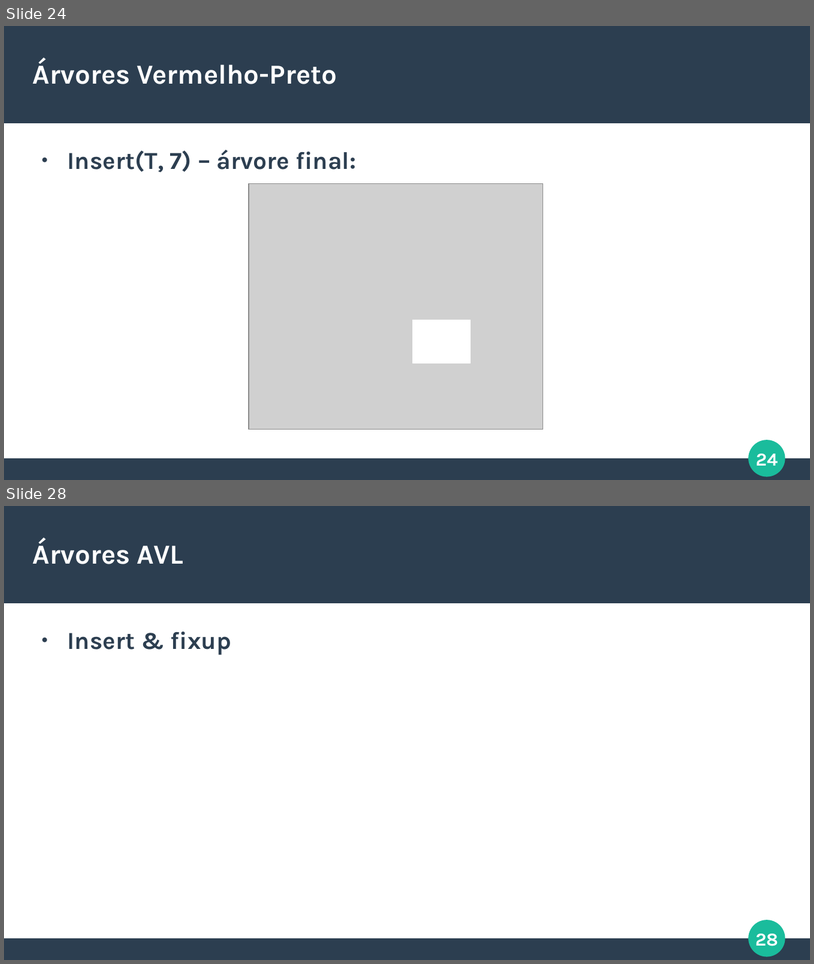
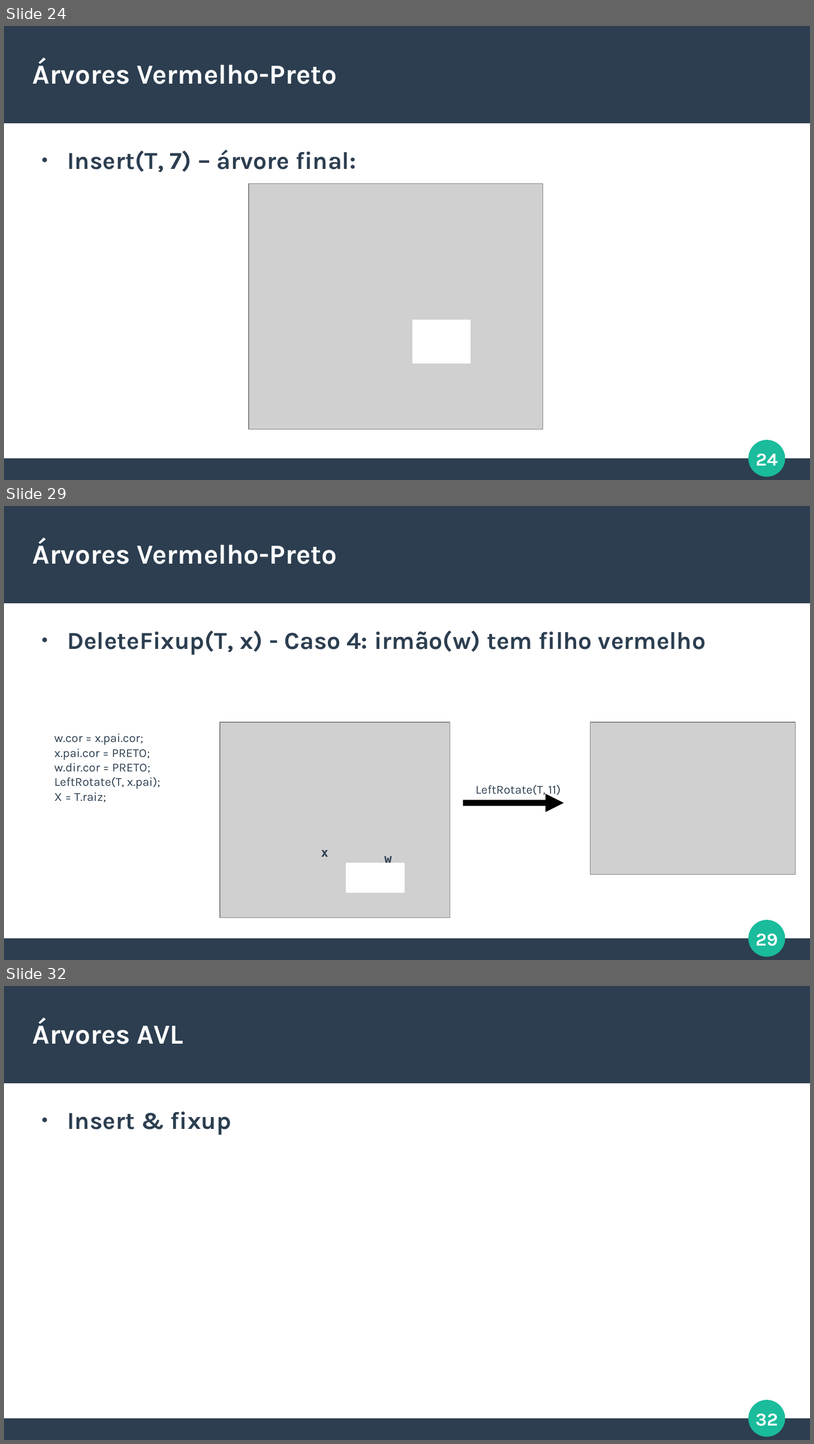
Before and after one commit to italoportinho/trabalho-eda2023-2, a slide deck: slides/apresentacao.odp. Shown one above the other, each under a label of ours: slides 24 and 28 before the commit, slides 24, 29 and 32 after it; the slides between them are not shown. The pictures are 814x964 and 814x1444 pixels, drawn with LibreOffice and Linux fonts; fonts in the diff are those of the drawing; grey boxes stand for pictures. Boxes give left, top, right and bottom in pixels: in the first picture for what was removed or moved away, otherwise in the second. Text is boxed around its words. In the diff, an @@ line names an element or a change of style, - is before the commit and + after.

```diff
--- a/slides/apresentacao.odp
+++ b/slides/apresentacao.odp
@@ slide 29 added at [4,506,810,960], background #FFFFFF; not listed: 4 template elements that a slide beside it also shows @@
@@ title added at [33,539,337,564], 27 pt, text #FFFFFF, bold @@
+Árvores Vermelho-Preto
@@ text added at [68,630,706,655], 24 pt, text #2C3E50, bold @@
+● DeleteFixup(T, x) - Caso 4: irmão(w) tem filho vermelho
@@ text added at [54,733,161,802], 12 pt, text #2C3E50 @@
+w.cor = x.pai.cor;
+x.pai.cor = PRETO;
+w.dir.cor = PRETO;
+LeftRotate(T, x.pai);
+X = T.raiz;
@@ picture added at [220,722,450,917] @@
@@ picture added at [591,722,797,874] @@
@@ text added at [476,784,561,797], 12 pt, text #2C3E50 @@
+LeftRotate(T, 11)
@@ arrow added from (464, 803) to (564, 803), #000000 6.01 pt @@
@@ rectangle added at [209,843,267,872], fill #FFFFFF, outline #FFFFFF 0.85 pt @@
@@ rectangle added at [684,846,741,875], fill #FFFFFF, outline #FFFFFF 0.85 pt @@
@@ text added at [321,850,329,856], 12 pt, text #2C3E50, bold @@
+x
@@ rectangle added at [347,863,405,892], fill #FFFFFF, outline #FFFFFF 0.85 pt @@
@@ text added at [384,856,392,866], 12 pt, text #2C3E50, bold @@
+w
@@ what was slide 28 is now slide 32 @@
@@ page number at [756,1413,778,1426]: text changed @@
-28
+32
```
Also in this commit, not shown: 5 slides changed, 3 other slides added.
